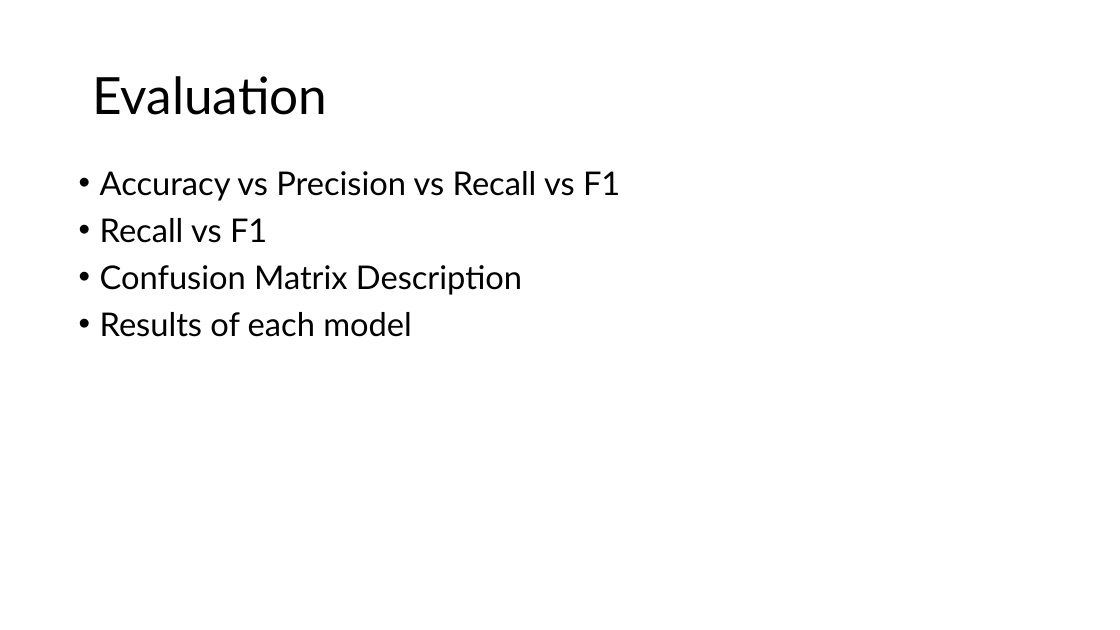
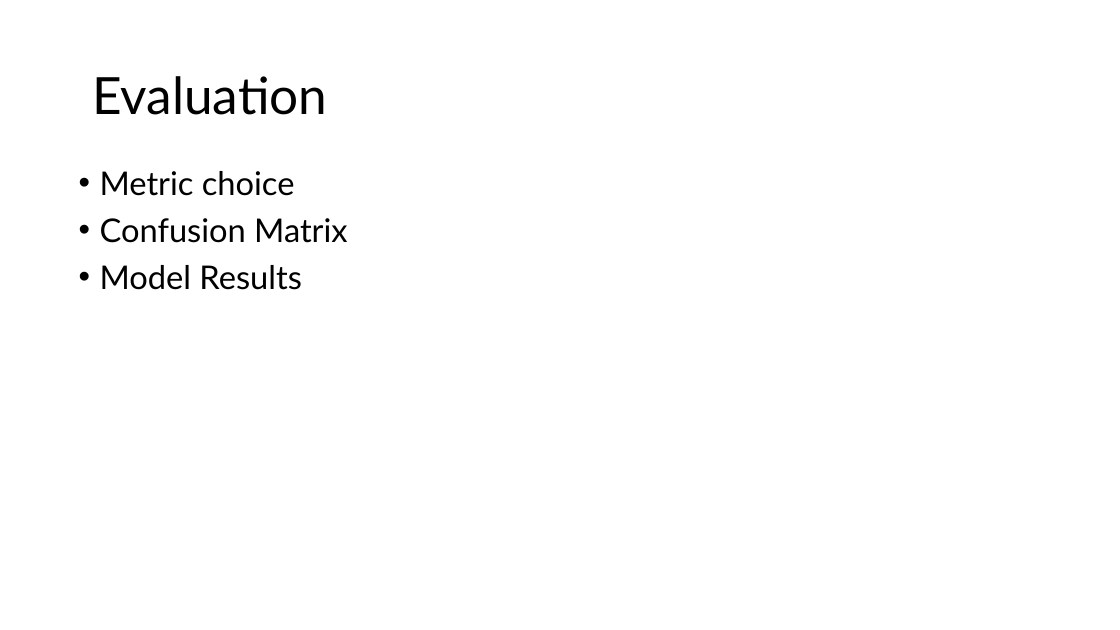
Before and after one commit to yusiGM/StrykerAI2024, a slide deck: slide 36 of SubmissionResources/StrykerSubmissionppt.pptx (slide 12 before the commit). Drawn at 1120x630 pixels with LibreOffice and Linux fonts; fonts in the diff are those of the drawing. Boxes give left, top, right and bottom in pixels: in the first picture for what was removed or moved away, otherwise in the second. Text is boxed around its words. In the diff, an @@ line names an element or a change of style, - is before the commit and + after.

```diff
--- a/SubmissionResources/StrykerSubmissionppt.pptx
+++ b/SubmissionResources/StrykerSubmissionppt.pptx
@@ text at bbox=[100, 171, 347, 290]: text changed @@
-• Accuracy vs Precision vs Recall vs F1
-• Recall vs F1
-• Confusion Matrix Description
-• Results of each model
+• Metric choice
+• Confusion Matrix
+• Model Results
```
Also in this commit, not shown: 8 other slides changed, 30 slides added, 2 slides removed.
